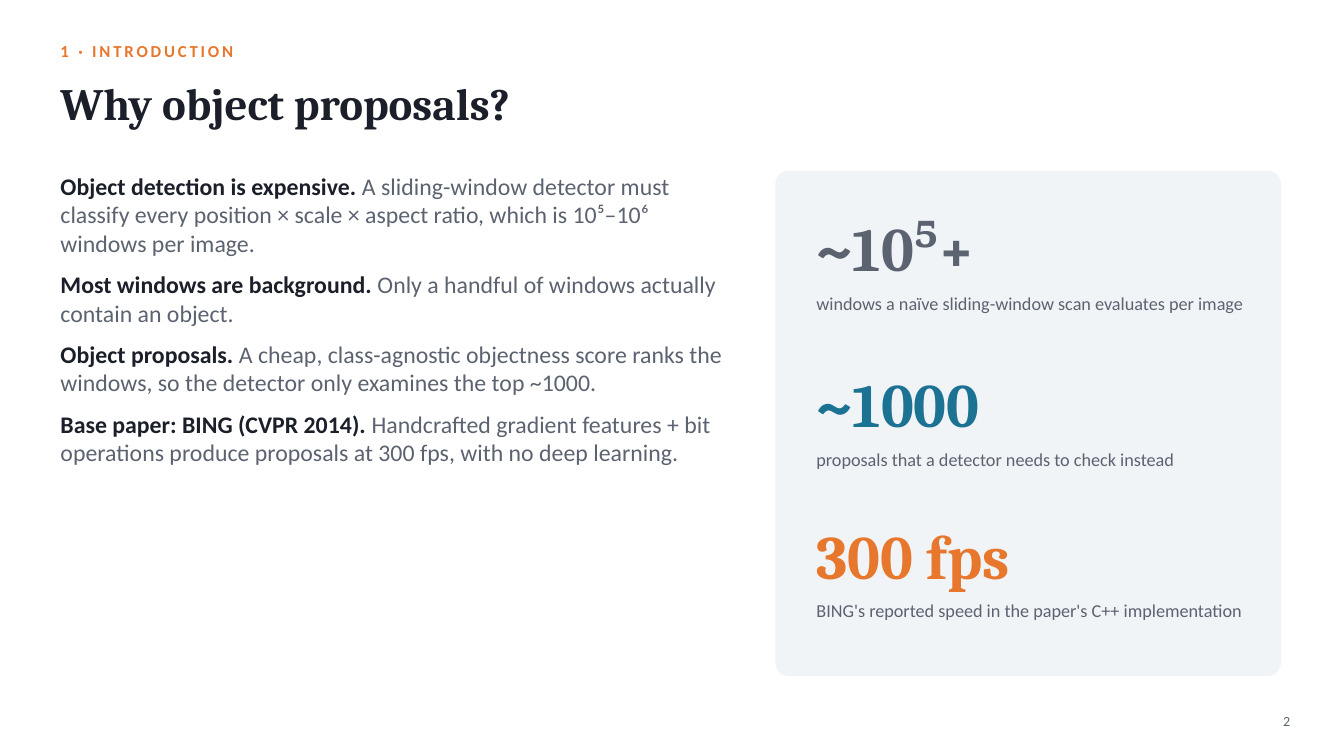
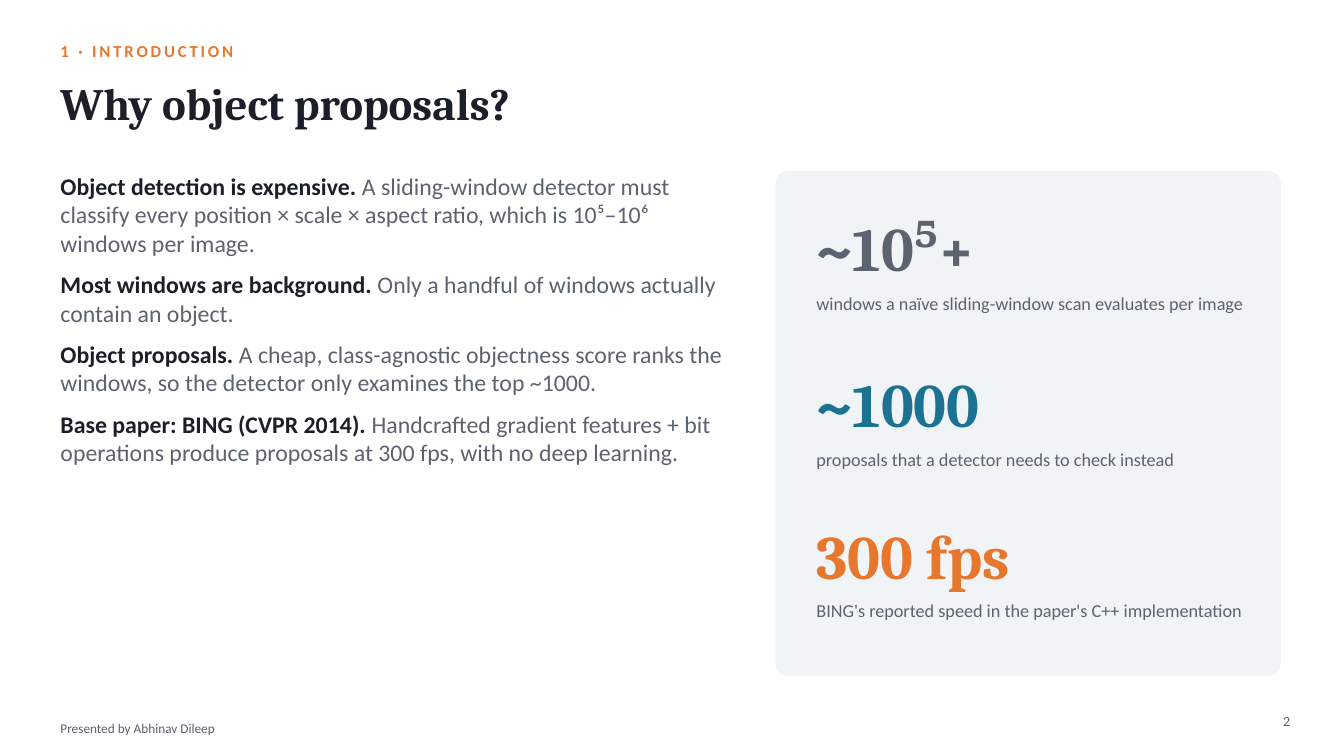
Before and after one commit to hari18305/cvprojectg10, a slide deck: slide 2 of presentation/BING_Objectness_Group10.pptx. Drawn at 1344x756 pixels with LibreOffice and Linux fonts; fonts in the diff are those of the drawing. Boxes give left, top, right and bottom in pixels: in the first picture for what was removed or moved away, otherwise in the second. Text is boxed around its words. In the diff, an @@ line names an element or a change of style, - is before the commit and + after.

```diff
--- a/presentation/BING_Objectness_Group10.pptx
+++ b/presentation/BING_Objectness_Group10.pptx
@@ text added at [60,724,214,735], 9.5 pt, text #5B6270 @@
+Presented by Abhinav Dileep
```
Also in this commit, not shown: 10 other slides changed, 4 other files.
